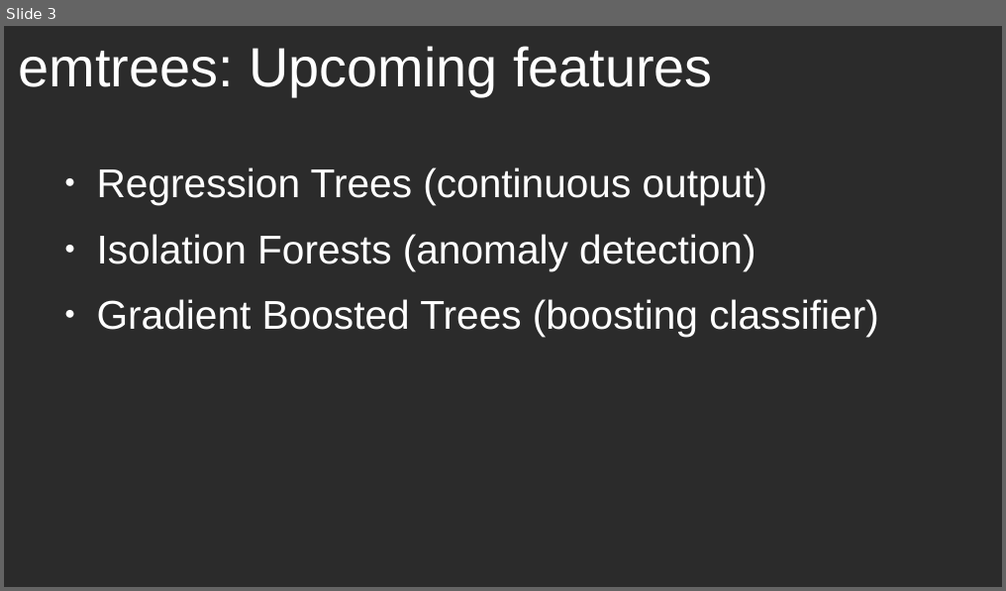
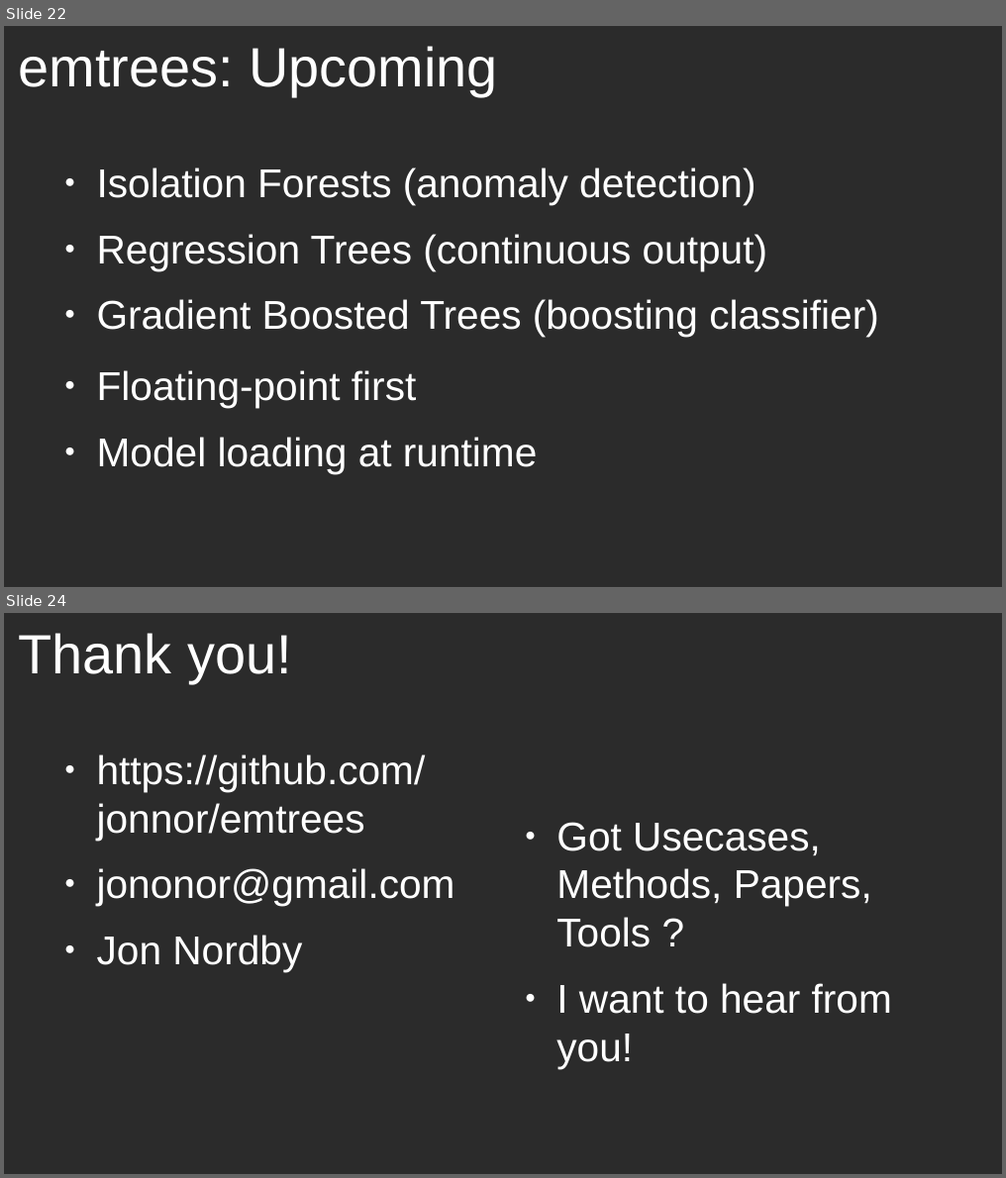
Before and after one commit to jonnor/embeddedml, a slide deck: doc/euroscipy2018/slides.odp. Shown one above the other, each under a label of ours: slide 3 before the commit, slides 22 and 24 after it; the slides between them are not shown. The pictures are 1006x591 and 1006x1178 pixels, drawn with LibreOffice and Linux fonts; fonts in the diff are those of the drawing; background and template pictures are left out; a plain dark background stands for a picture behind light text. Boxes give left, top, right and bottom in pixels: in the first picture for what was removed or moved away, otherwise in the second. Text is boxed around its words. In the diff, an @@ line names an element or a change of style, - is before the commit and + after.

Commit message:
euroscipy2018: Text slides done

```diff
--- a/doc/euroscipy2018/slides.odp
+++ b/doc/euroscipy2018/slides.odp
@@ slide 24 added at <box>4,613,1002,1174</box>, background picture (left out) @@
@@ title added at <box>18,633,292,683</box>, 44 pt, text #FFFFFF @@
+Thank you!
@@ text added at <box>97,755,455,972</box>, 32 pt, text #FFFFFF @@
+● https://github.com/jonnor/emtrees
+● jononor@gmail.com
+● Jon Nordby
@@ text added at <box>556,822,892,1068</box>, 32 pt, text #FFFFFF @@
+● Got Usecases, Methods, Papers, Tools ?
+● I want to hear from you!
@@ what was slide 3 is now slide 22 @@
@@ slide 22 changed as well @@
@@ title at <box>18,46,497,96</box>: text changed @@
-emtrees: Upcoming features
+emtrees: Upcoming
@@ text at <box>97,168,755,205</box>: paragraph added @@
+● Isolation Forests (anomaly detection)
@@ text at <box>97,234,755,271</box>: paragraph removed @@
-● Isolation Forests (anomaly detection)
@@ text added at <box>97,371,537,474</box>, 32 pt, text #FFFFFF @@
+● Floating-point first
+● Model loading at runtime
```
Also in this commit, not shown: 1 other slide changed, 21 other slides added, 2 slides removed, 1 other file.
